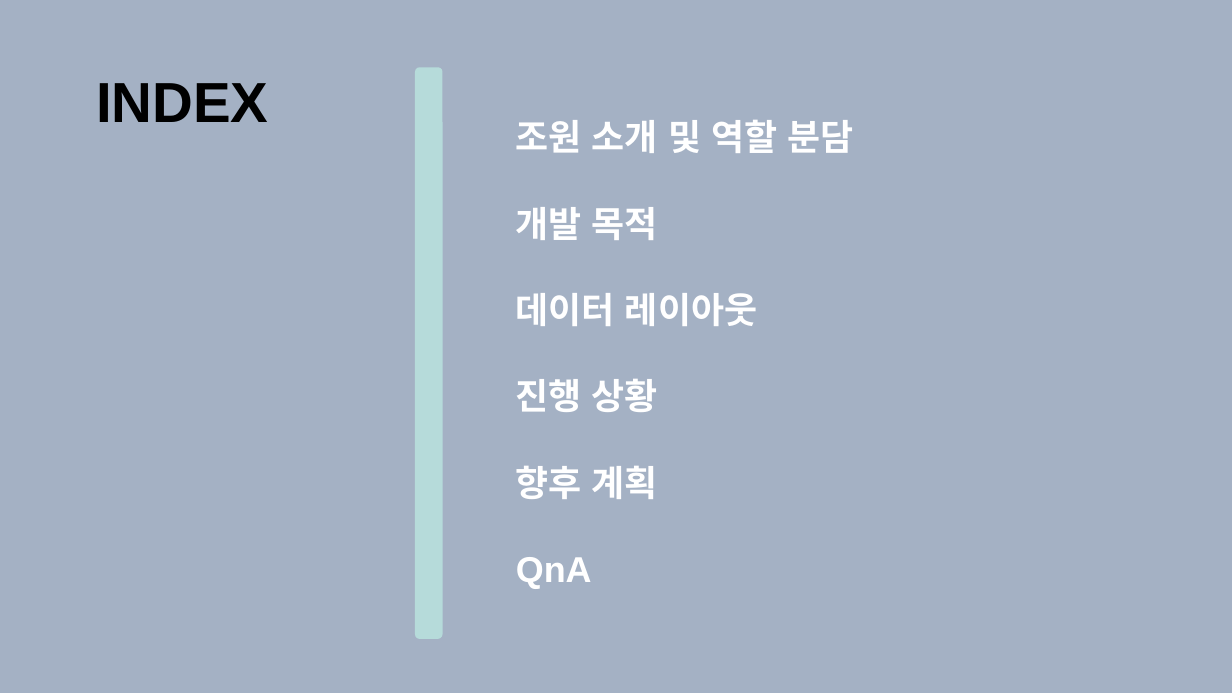
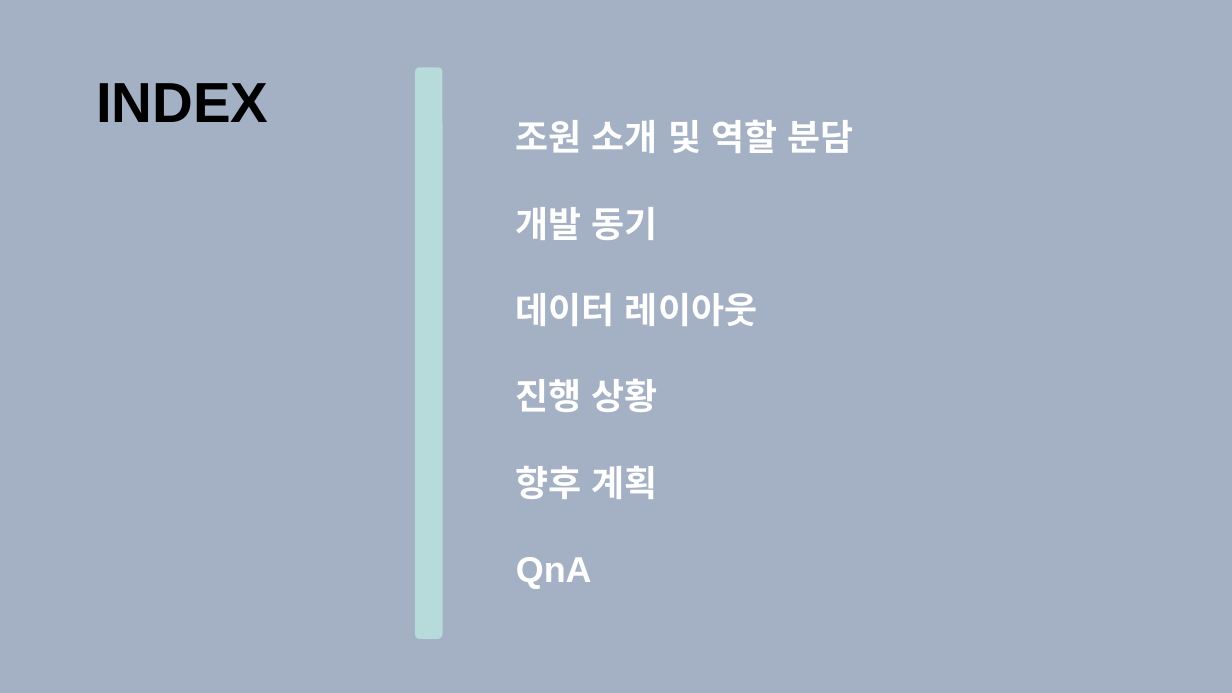
Before and after one commit to Helloworldist/MediWeb, a slide deck: slide 2 of ppt/3주차 발표_3조.pptx. Drawn at 1232x693 pixels with LibreOffice and Linux fonts; fonts in the diff are those of the drawing. Boxes give left, top, right and bottom in pixels: in the first picture for what was removed or moved away, otherwise in the second. Text is boxed around its words. In the diff, an @@ line names an element or a change of style, - is before the commit and + after.

```diff
--- a/ppt/3주차 발표_3조.pptx
+++ b/ppt/3주차 발표_3조.pptx
@@ text at [516, 207, 658, 240]: text changed @@
-개발 목적
+개발 동기
```
Also in this commit, not shown: 6 other slides changed, 2 slides added.
